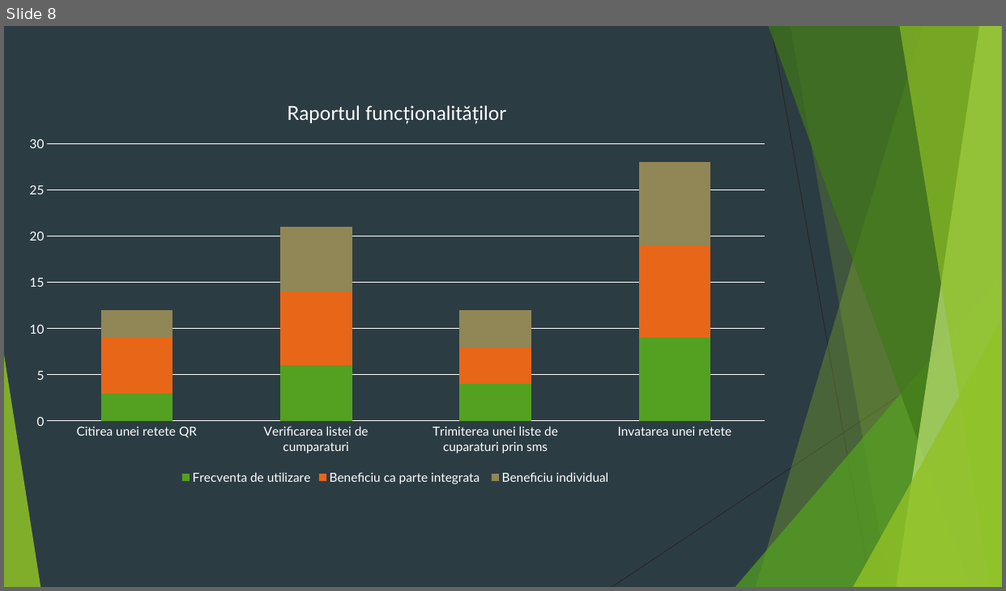
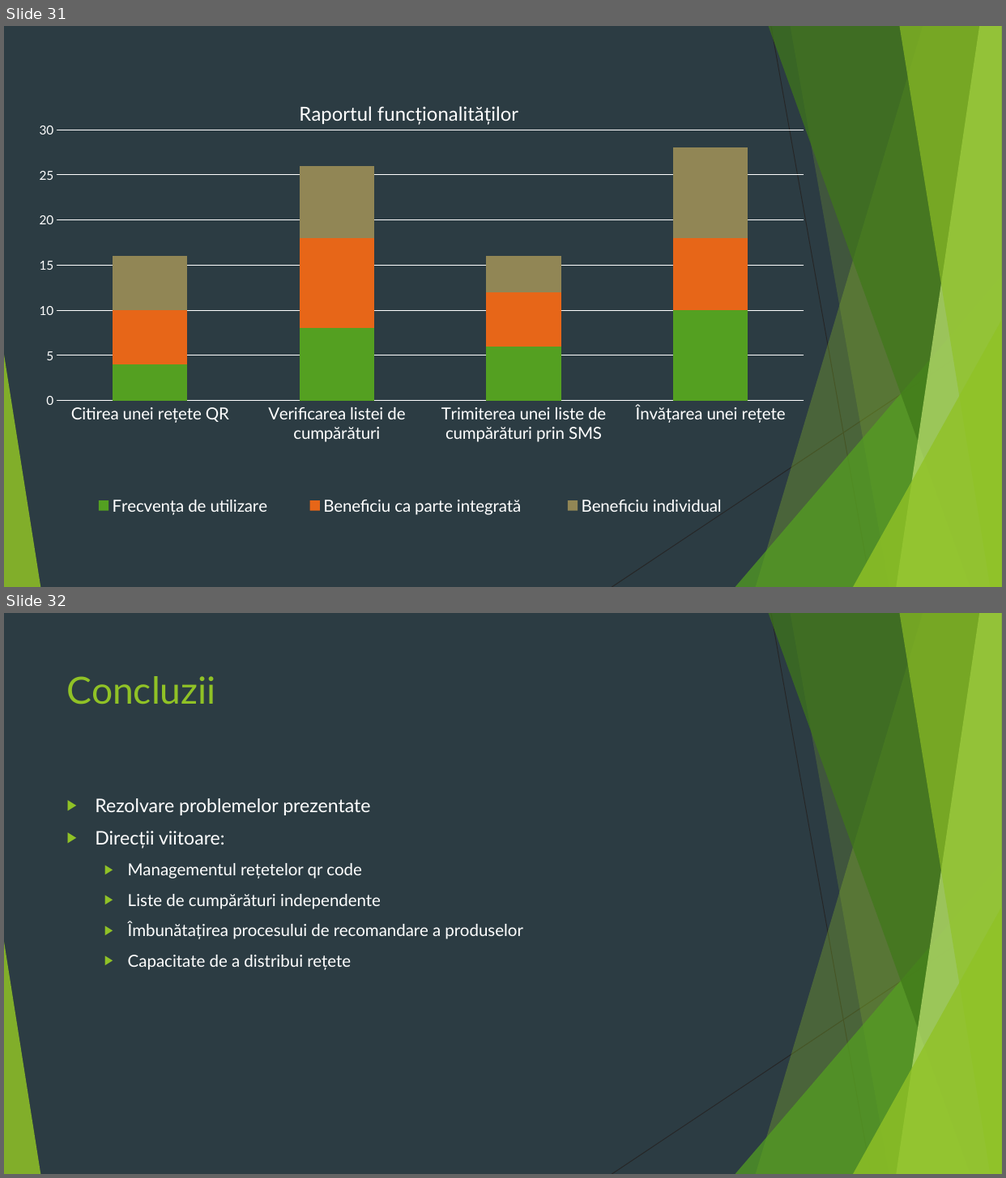
Before and after one commit to Samiicu/lucrareLicentaInformatica2020, a slide deck: Licenta2020BocicuSamuelEmanuel/prezentareLicenta.pptx. Shown one above the other, each under a label of ours: slide 8 before the commit, slides 31 and 32 after it. The pictures are 1006x591 and 1006x1178 pixels, drawn with LibreOffice and Linux fonts; fonts in the diff are those of the drawing. Boxes give left, top, right and bottom in pixels: in the first picture for what was removed or moved away, otherwise in the second. Text is boxed around its words. In the diff, an @@ line names an element or a change of style, - is before the commit and + after.

```diff
--- a/Licenta2020BocicuSamuelEmanuel/prezentareLicenta.pptx
+++ b/Licenta2020BocicuSamuelEmanuel/prezentareLicenta.pptx
@@ slide 32 added at bbox=[4, 613, 1002, 1174], background #2C3C43; not listed: 10 template elements that a slide beside it also shows @@
@@ title added at bbox=[67, 676, 216, 705], 36 pt, text #90C226 @@
+Concluzii
@@ text added at bbox=[95, 798, 523, 970], 16 pt, text #FFFFFF @@
+▶ Rezolvare problemelor prezentate
+▶ Direcții viitoare:
+  ▶ Managementul rețetelor qr code
+  ▶ Liste de cumpărături independente
+  ▶ Îmbunătațirea procesului de recomandare a produselor
+  ▶ Capacitate de a distribui rețete
@@ what was slide 8 is now slide 31 @@
@@ slide 31 changed as well @@
@@ column stacked chart at bbox=[15, 85, 804, 527] @@
-categories: Citirea unei retete QR, Verificarea listei de cumparaturi, Trimiterea unei liste de cuparaturi prin sms, Invatarea unei retete
+categories: Citirea unei rețete QR, Verificarea listei de cumpărături, Trimiterea unei liste de cumpărături prin SMS, Învățarea unei rețete
-Frecventa de utilizare: 3, 6, 4, 9
+Frecvența de utilizare: 4, 8, 6, 10
-Beneficiu ca parte integrata : 6, 8, 4, 10
+Beneficiu ca parte integrată : 6, 10, 6, 8
-Beneficiu individual : 3, 7, 4, 9
+Beneficiu individual : 6, 8, 4, 10
@@ legend changed @@
@@ category axis changed @@
@@ plot area changed @@
@@ column stacked chart: place and size @@
-column stacked chart at bbox=[15, 85, 780, 488]
+column stacked chart at bbox=[15, 85, 804, 527]
```
Also in this commit, not shown: 9 other slides changed, 22 other slides added, 1 slide removed.
